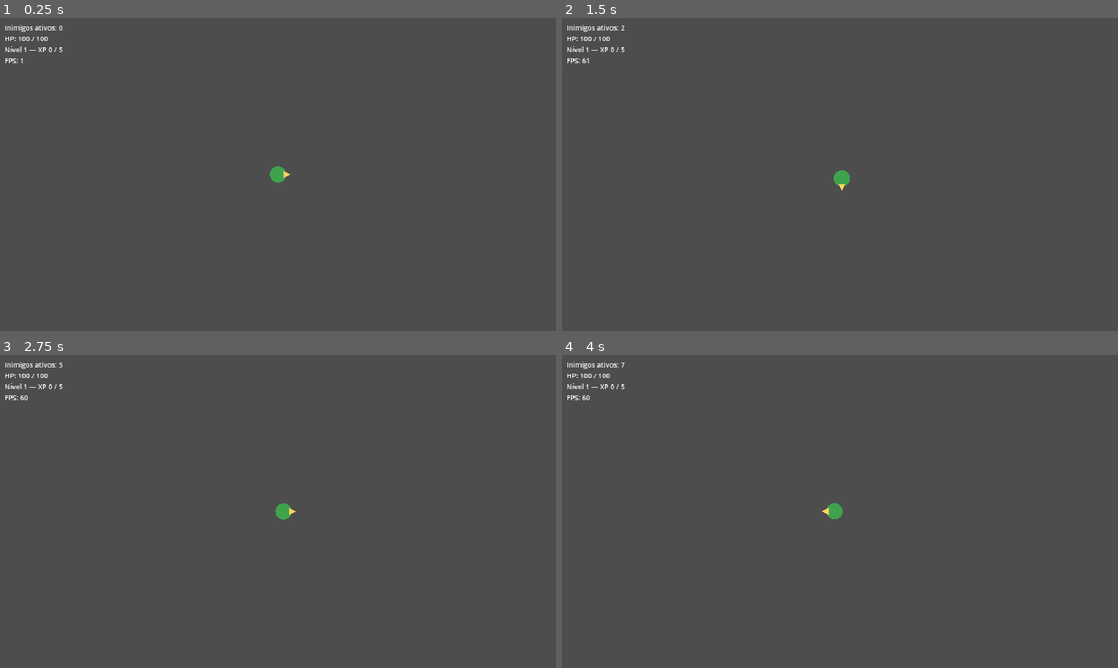
Above: before the commit, frames 1-4 (two rows, left to right).
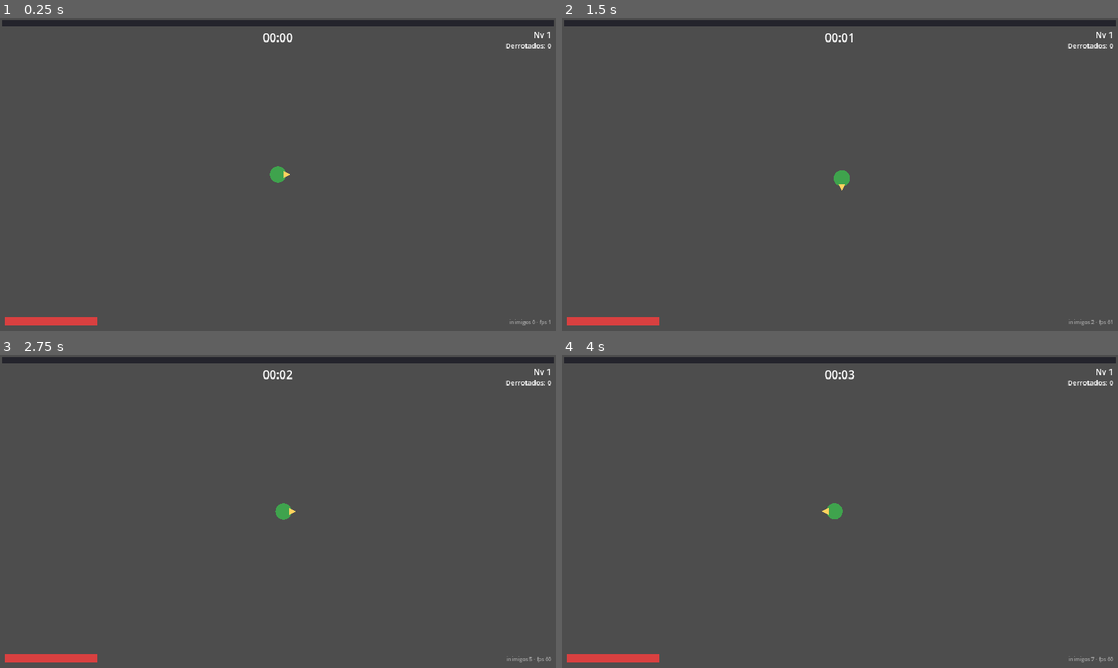
Above: after the commit, the same moments.

Repository: DevAndreNarcizo/RECONTO-While-I-Shine
Game: Godot game, scene res://scenes/world/World.tscn
Two runs of this game, one before a commit and one after it. Both use one fixed random seed, a clock stepped at 60 frames per second and the inputs below.
Inputs:
- Up to frame 1 (0.25 s): no input
- Up to frame 2 (1.5 s): tap Enter at 0.5 s; hold D (move_right) 0.53-1.28 s; hold S (move_down) from 1.28 s (still down)
- Up to frame 3 (2.75 s): tap Space at 2 s; release S (move_down) at 2.03 s; hold D (move_right) from 2.03 s (still down)
- Up to frame 4 (4 s): release D (move_right) at 2.78 s; hold W (move_up) 2.78-3.53 s; tap Enter at 3.5 s; hold A (move_left) from 3.53 s (still down)

The runs differ from the first frame. In frame 1, 2.9% of the frame differs, in the area x 0-100%, y 0-99%; in frame 2, 2.9%; in frame 3, 2.9%; in frame 4, 2.9%.

Commit message:
feat: estrutura de run, hud e tela de fim
Timer de run em GameState (30 min; 5 min em DEV_MODE via data/balance.gd),
HUD com barra de XP, HP, timer mm:ss, nível, kills e debug de FPS.
Tela de fim (vitória na Alvorada / derrota) com resumo e restart que
reseta o pool do spawner antes de recarregar a cena.

Co-Authored-By: Claude Fable 5 <noreply@anthropic.com>

Diff:
--- /dev/null
+++ b/game/scenes/ui/EndScreen.tscn
@@ -0,0 +1,49 @@
+[gd_scene load_steps=2 format=3]
+
+[ext_resource type="Script" path="res://scripts/ui/end_screen.gd" id="1"]
+
+[node name="EndScreen" type="CanvasLayer"]
+process_mode = 3
+layer = 20
+script = ExtResource("1")
+
+[node name="Dim" type="ColorRect" parent="."]
+anchors_preset = 15
+anchor_right = 1.0
+anchor_bottom = 1.0
+grow_horizontal = 2
+grow_vertical = 2
+color = Color(0, 0, 0, 0.7)
+
+[node name="Center" type="CenterContainer" parent="Dim"]
+layout_mode = 1
+anchors_preset = 15
+anchor_right = 1.0
+anchor_bottom = 1.0
+grow_horizontal = 2
+grow_vertical = 2
+
+[node name="Panel" type="PanelContainer" parent="Dim/Center"]
+layout_mode = 2
+
+[node name="VBox" type="VBoxContainer" parent="Dim/Center/Panel"]
+layout_mode = 2
+theme_override_constants/separation = 24
+
+[node name="Title" type="Label" parent="Dim/Center/Panel/VBox"]
+layout_mode = 2
+theme_override_font_sizes/font_size = 40
+text = "A Alvorada chegou!"
+horizontal_alignment = 1
+
+[node name="Stats" type="Label" parent="Dim/Center/Panel/VBox"]
+layout_mode = 2
+theme_override_font_sizes/font_size = 26
+text = "..."
+horizontal_alignment = 1
+
+[node name="Restart" type="Button" parent="Dim/Center/Panel/VBox"]
+custom_minimum_size = Vector2(280, 64)
+layout_mode = 2
+theme_override_font_sizes/font_size = 26
+text = "Voltar ao início"
--- /dev/null
+++ b/game/scenes/ui/HUD.tscn
@@ -0,0 +1,99 @@
+[gd_scene load_steps=6 format=3]
+
+[ext_resource type="Script" path="res://scripts/ui/hud.gd" id="1"]
+
+[sub_resource type="StyleBoxFlat" id="1"]
+bg_color = Color(0.1, 0.1, 0.14, 0.8)
+
+[sub_resource type="StyleBoxFlat" id="2"]
+bg_color = Color(1, 0.82, 0.37, 1)
+
+[sub_resource type="StyleBoxFlat" id="3"]
+bg_color = Color(0.1, 0.1, 0.14, 0.8)
+
+[sub_resource type="StyleBoxFlat" id="4"]
+bg_color = Color(0.85, 0.25, 0.25, 1)
+
+[node name="HUD" type="CanvasLayer"]
+script = ExtResource("1")
+
+[node name="XpBar" type="ProgressBar" parent="."]
+anchors_preset = 10
+anchor_right = 1.0
+offset_left = 8.0
+offset_top = 8.0
+offset_right = -8.0
+offset_bottom = 30.0
+grow_horizontal = 2
+theme_override_styles/background = SubResource("1")
+theme_override_styles/fill = SubResource("2")
+show_percentage = false
+
+[node name="LevelLabel" type="Label" parent="."]
+anchors_preset = 1
+anchor_left = 1.0
+anchor_right = 1.0
+offset_left = -140.0
+offset_top = 38.0
+offset_right = -16.0
+offset_bottom = 74.0
+grow_horizontal = 0
+theme_override_font_sizes/font_size = 28
+text = "Nv 1"
+horizontal_alignment = 2
+
+[node name="TimeLabel" type="Label" parent="."]
+anchors_preset = 5
+anchor_left = 0.5
+anchor_right = 0.5
+offset_left = -80.0
+offset_top = 38.0
+offset_right = 80.0
+offset_bottom = 86.0
+grow_horizontal = 2
+theme_override_font_sizes/font_size = 40
+text = "00:00"
+horizontal_alignment = 1
+
+[node name="KillsLabel" type="Label" parent="."]
+anchors_preset = 1
+anchor_left = 1.0
+anchor_right = 1.0
+offset_left = -300.0
+offset_top = 78.0
+offset_right = -16.0
+offset_bottom = 110.0
+grow_horizontal = 0
+theme_override_font_sizes/font_size = 24
+text = "Derrotados: 0"
+horizontal_alignment = 2
+
+[node name="HpBar" type="ProgressBar" parent="."]
+anchors_preset = 2
+anchor_top = 1.0
+anchor_bottom = 1.0
+offset_left = 16.0
+offset_top = -48.0
+offset_right = 336.0
+offset_bottom = -20.0
+grow_vertical = 0
+theme_override_styles/background = SubResource("3")
+theme_override_styles/fill = SubResource("4")
+value = 100.0
+show_percentage = false
+
+[node name="DebugLabel" type="Label" parent="."]
+anchors_preset = 3
+anchor_left = 1.0
+anchor_top = 1.0
+anchor_right = 1.0
+anchor_bottom = 1.0
+offset_left = -320.0
+offset_top = -44.0
+offset_right = -16.0
+offset_bottom = -16.0
+grow_horizontal = 0
+grow_vertical = 0
+theme_override_colors/font_color = Color(1, 1, 1, 0.5)
+theme_override_font_sizes/font_size = 18
+horizontal_alignment = 2
--- a/game/scenes/world/World.tscn
+++ b/game/scenes/world/World.tscn
@@ -1,11 +1,12 @@
-[gd_scene load_steps=7 format=3]
+[gd_scene load_steps=8 format=3]
 
 [ext_resource type="Script" path="res://scripts/world/world.gd" id="1"]
 [ext_resource type="Script" path="res://scripts/world/ground_grid.gd" id="2"]
 [ext_resource type="PackedScene" path="res://scenes/player/Player.tscn" id="3"]
-[ext_resource type="Script" path="res://scripts/ui/debug_hud.gd" id="4"]
+[ext_resource type="PackedScene" path="res://scenes/ui/HUD.tscn" id="4"]
 [ext_resource type="Script" path="res://scripts/pickups/pickup_pool.gd" id="5"]
 [ext_resource type="PackedScene" path="res://scenes/ui/LevelUpScreen.tscn" id="6"]
+[ext_resource type="PackedScene" path="res://scenes/ui/EndScreen.tscn" id="7"]
 
 [node name="World" type="Node2D"]
 script = ExtResource("1")
@@ -24,12 +25,6 @@
 
 [node name="LevelUpScreen" parent="." instance=ExtResource("6")]
 
-[node name="DebugHud" type="CanvasLayer" parent="."]
-script = ExtResource("4")
+[node name="HUD" parent="." instance=ExtResource("4")]
 
-[node name="Label" type="Label" parent="DebugHud"]
-offset_left = 16.0
-offset_top = 16.0
-offset_right = 400.0
-offset_bottom = 120.0
-theme_override_font_sizes/font_size = 24
+[node name="EndScreen" parent="." instance=ExtResource("7")]
--- a/game/scripts/autoload/enemy_spawner.gd
+++ b/game/scripts/autoload/enemy_spawner.gd
@@ -26,6 +26,16 @@
 	_running = false
 	for e in _active.duplicate():
 		despawn(e)
+
+## Esquece pool e referências SEM liberar nós — usar antes de recarregar a cena
+## (os inimigos vivem dentro dela e são liberados junto).
+func reset() -> void:
+	_running = false
+	_active.clear()
+	_pool.clear()
+	_player = null
+	_container = null
+	_accum = 0.0
 
 func active_count() -> int:
 	return _active.size()
--- a/game/scripts/autoload/game_state.gd
+++ b/game/scripts/autoload/game_state.gd
@@ -1,5 +1,5 @@
 extends Node
-## GameState — estado da run atual (nível, XP, kills, tempo).
+## GameState — estado da run atual (nível, XP, kills, tempo, fim de run).
 
 var level := 1
 var xp := 0.0
@@ -10,6 +10,15 @@
 
 func _ready() -> void:
 	EventBus.enemy_killed.connect(_on_enemy_killed)
+	EventBus.player_died.connect(_on_player_died)
+
+func _process(delta: float) -> void:
+	# Pausa do jogo congela este _process — o timer para junto, como deve.
+	if not run_active:
+		return
+	run_time += delta
+	if run_time >= Balance.run_duration():
+		end_run(true)  # sobreviveu à noite: Alvorada (boss vem na fase 3)
 
 func reset_run() -> void:
 	level = 1
@@ -19,6 +28,12 @@
 	run_time = 0.0
 	run_active = true
 	EventBus.xp_changed.emit(xp, xp_to_next, level)
+
+func end_run(victory: bool) -> void:
+	if not run_active:
+		return
+	run_active = false
+	EventBus.run_ended.emit(victory)
 
 func add_xp(amount: float) -> void:
 	xp += amount
@@ -34,4 +49,7 @@
 func _on_enemy_killed(_enemy: Node2D) -> void:
 	kills += 1
 
+func _on_player_died() -> void:
+	end_run(false)
+
 # TODO(fase 2): Cristais de Luar e meta-progressão (Árvore Sagrada).
--- a/game/scripts/ui/debug_hud.gd
+++ /dev/null
@@ -1,15 +0,0 @@
-extends CanvasLayer
-## HUD de debug provisório (vira HUD real na fase 1e).
-
-var player: Player
-
-@onready var label: Label = $Label
-
-func _process(_delta: float) -> void:
-	if player == null:
-		return
-	label.text = "Inimigos ativos: %d\nHP: %.0f / %.0f\nNível %d — XP %.0f / %.0f\nFPS: %d" % [
-		EnemySpawner.active_count(), player.hp, player.max_hp,
-		GameState.level, GameState.xp, GameState.xp_to_next,
-		Engine.get_frames_per_second()
-	]
--- /dev/null
+++ b/game/scripts/ui/end_screen.gd
@@ -0,0 +1,27 @@
+extends CanvasLayer
+## Tela de fim de run — vitória (Alvorada) ou derrota (a Luz se apagou).
+
+@onready var title: Label = $Dim/Center/Panel/VBox/Title
+@onready var stats: Label = $Dim/Center/Panel/VBox/Stats
+@onready var restart: Button = $Dim/Center/Panel/VBox/Restart
+
+func _ready() -> void:
+	visible = false
+	EventBus.run_ended.connect(_on_run_ended)
+	restart.pressed.connect(_on_restart)
+
+func _on_run_ended(victory: bool) -> void:
+	get_tree().paused = true
+	visible = true
+	title.text = "A Alvorada chegou — a mata não caiu!" if victory else "A Luz se apagou..."
+	var t := int(GameState.run_time)
+	stats.text = "Tempo sobrevivido: %02d:%02d\nInimigos derrotados: %d\nNível alcançado: %d" % [
+		t / 60, t % 60, GameState.kills, GameState.level
+	]
+
+func _on_restart() -> void:
+	# O pool do spawner vive dentro da cena — precisa esquecer as referências
+	# antes do reload, senão apontaria para nós liberados.
+	EnemySpawner.reset()
+	get_tree().paused = false
+	get_tree().reload_current_scene()
--- /dev/null
+++ b/game/scripts/ui/hud.gd
@@ -0,0 +1,30 @@
+extends CanvasLayer
+## HUD da run: XP no topo, timer, nível, HP, kills e debug de performance.
+
+var player: Player
+
+@onready var xp_bar: ProgressBar = $XpBar
+@onready var level_label: Label = $LevelLabel
+@onready var time_label: Label = $TimeLabel
+@onready var hp_bar: ProgressBar = $HpBar
+@onready var kills_label: Label = $KillsLabel
+@onready var debug_label: Label = $DebugLabel
+
+func _ready() -> void:
+	EventBus.xp_changed.connect(_on_xp_changed)
+
+func _on_xp_changed(xp: float, xp_to_next: float, level: int) -> void:
+	xp_bar.max_value = xp_to_next
+	xp_bar.value = xp
+	level_label.text = "Nv %d" % level
+
+func _process(_delta: float) -> void:
+	var t := int(GameState.run_time)
+	time_label.text = "%02d:%02d" % [t / 60, t % 60]
+	kills_label.text = "Derrotados: %d" % GameState.kills
+	debug_label.text = "inimigos %d · fps %d" % [
+		EnemySpawner.active_count(), Engine.get_frames_per_second()
+	]
+	if player:
+		hp_bar.max_value = player.max_hp
+		hp_bar.value = player.hp
--- a/game/scripts/world/world.gd
+++ b/game/scripts/world/world.gd
@@ -1,16 +1,11 @@
 extends Node2D
-## World — orquestra a run: inicia o spawner e reage à morte do player.
+## World — orquestra a run: reseta estado, inicia o spawner e liga a UI.
+## Fim de run (morte/tempo) é tratado por GameState + EndScreen via EventBus.
 
 @onready var player: Player = $Player
 
 func _ready() -> void:
 	GameState.reset_run()
 	EnemySpawner.start(player, $Enemies)
-	$DebugHud.player = player
+	$HUD.player = player
 	$LevelUpScreen.player = player
-	EventBus.player_died.connect(_on_player_died)
-
-func _on_player_died() -> void:
-	# TODO(fase 1e): substituir por tela de fim de run
-	print("GAME OVER")
-	get_tree().paused = true
